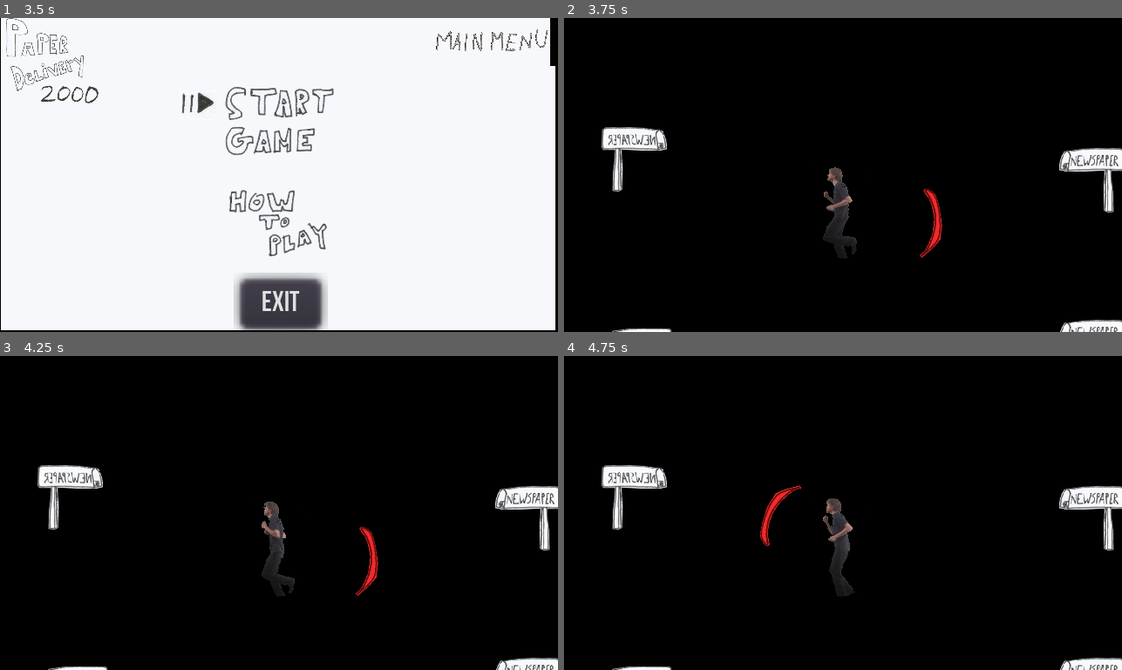
Above: before the commit, frames 1-4 (two rows, left to right).
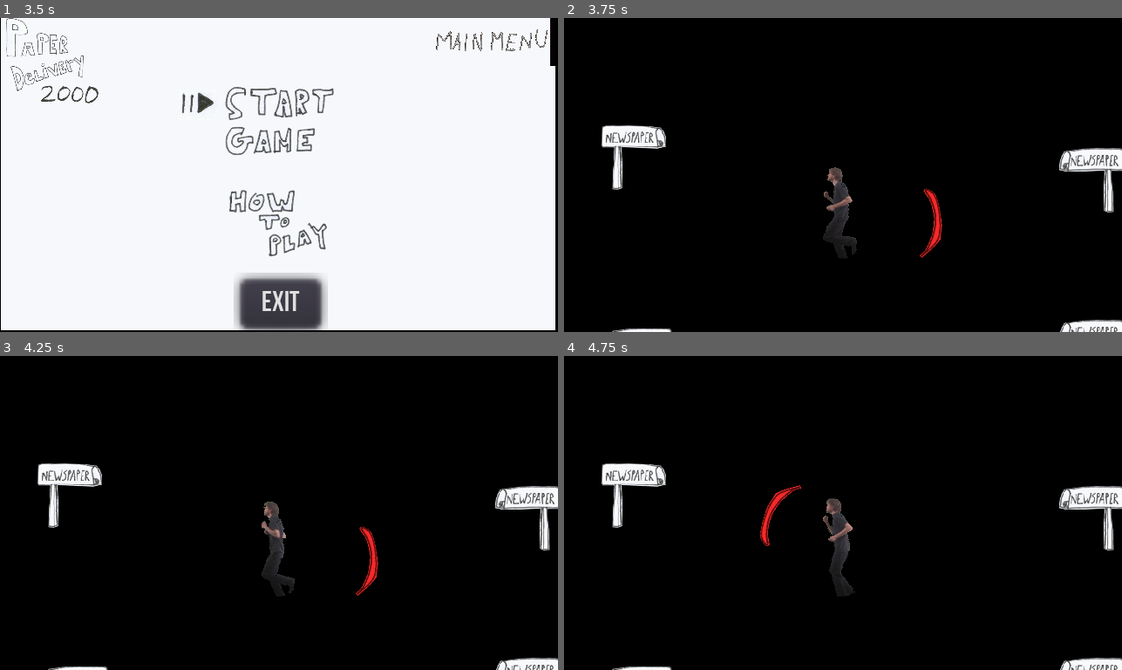
Above: after the commit, the same moments.

Repository: granumignis/PaperDelivery2000
Game: Godot game, scene res://UI/TitleScreen.tscn
Two runs of this game, one before a commit and one after it. Both use one fixed random seed, a clock stepped at 60 frames per second and the inputs below.
Inputs (mouse positions are in pixels of both pictures, inside the frame that each line leads up to):
- Up to frame 1 (3.5 s): tap Enter (Menu_ChooseOption) at 0.5, 2 s; move the mouse to (401, 159) at 0.52 s; hold Right (ui_right) 0.53-1.28 s; tap Space at 1.25, 2.75 s; move the mouse to (167, 190) at 1.27 s; hold Down (ui_down) 1.28-2.03 s; move the mouse to (334, 105) at 2.02 s; hold Right (ui_right) 2.03-2.78 s; move the mouse to (251, 237) at 2.77 s; hold Up (ui_up) from 2.78 s (still down)
- Up to frame 2 (3.75 s): tap Enter (Menu_ChooseOption) at 3.5 s; move the mouse to (1010, 222) at 3.52 s; release Up (ui_up) at 3.53 s; hold Left (ui_left) from 3.53 s (still down)
- Up to frame 3 (4.25 s): keep holding Left (ui_left); tap Enter (Menu_ChooseOption) at 4.15 s
- Up to frame 4 (4.75 s): keep holding Left (ui_left); move the mouse to (675, 465) at 4.27 s

Frame 1 is identical in both runs. In frame 2, 0.7% of the frame differs, in the area x 6-19%, y 34-56%; in frame 3, 0.7%; in frame 4, 0.7%.

Commit message:
added 'isFlipped' boolean for mailbox instances + a sprite with the text and box flipped appropriately

Diff:
--- a/Classes/GameObject2D.gd
+++ b/Classes/GameObject2D.gd
@@ -1,10 +1,20 @@
 extends Area2D
 
+export(bool) onready var isFlipped
 export(bool) var HasNewsPaperInIt = false
 onready var sprite = $Sprite_HD
 onready var level = get_owner()
 
+onready var flippedSprite = load("res://Art/Game-Resolution/flipped-newspaper-box.png")
+
 signal NewsPaper_Delivered
+
+func _ready():
+	print(sprite.texture)
+	if (isFlipped):
+		print("isflipped!")
+		sprite.set_texture(flippedSprite)
+
 
 func _on_VisibilityNotifier2D_screen_exited():
 	pass
--- a/Level00.tscn
+++ b/Level00.tscn
@@ -43,14 +43,17 @@
 [node name="MailBox4" parent="." instance=ExtResource( 1 )]
 position = Vector2( 25.3244, 28.3466 )
 scale = Vector2( -3, 3 )
+isFlipped = true
 
 [node name="MailBox5" parent="." instance=ExtResource( 1 )]
 position = Vector2( 61.5995, 87.9387 )
 scale = Vector2( -3, 3 )
+isFlipped = true
 
 [node name="MailBox6" parent="." instance=ExtResource( 1 )]
 position = Vector2( 119.205, 87.9387 )
 scale = Vector2( -3, 3 )
+isFlipped = true
 
 [node name="ExtraPapers" parent="." instance=ExtResource( 5 )]
 visible = false
--- a/project.godot
+++ b/project.godot
@@ -28,7 +28,6 @@
 
 window/size/width=160
 window/size/height=90
-window/size/fullscreen=true
 window/size/test_width=1280
 window/size/test_height=720
 window/stretch/mode="2d"
Binary file added: Art/Game-Resolution/flipped-newspaper-box.png
Not shown, added: Art/Game-Resolution/flipped-newspaper-box.png.import
Not shown, added: Art/Game-Resolution/flipped-newspaper-box.psd
